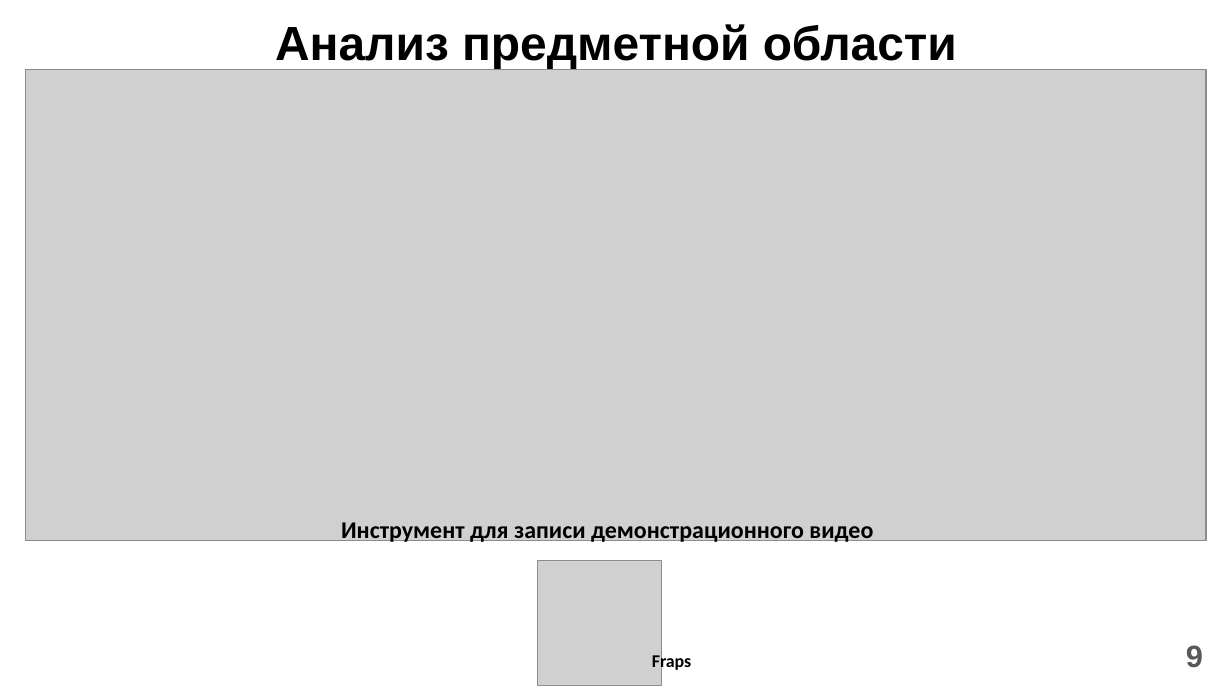
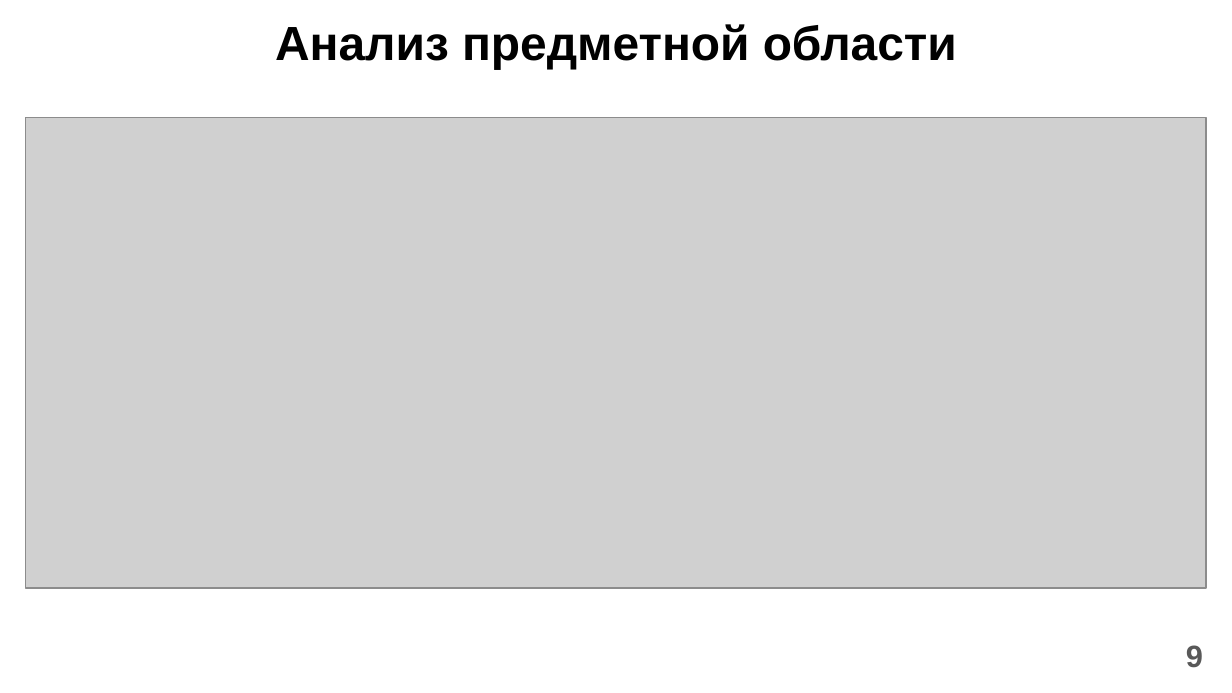
Before and after one commit to Vitya535/FindJobOnHH, a slide deck: slide 9 of Documents/Presentation.pptx. Drawn at 1232x693 pixels with LibreOffice and Linux fonts; fonts in the diff are those of the drawing; grey boxes stand for pictures. Boxes give left, top, right and bottom in pixels: in the first picture for what was removed or moved away, otherwise in the second. Text is boxed around its words. In the diff, an @@ line names an element or a change of style, - is before the commit and + after.

```diff
--- a/Documents/Presentation.pptx
+++ b/Documents/Presentation.pptx
@@ picture: place and size @@
-picture at <box>26,70,1206,541</box>
+picture at <box>26,117,1206,588</box>
@@ text removed at <box>341,522,873,545</box> @@
-Инструмент для записи демонстрационного видео
@@ picture removed at <box>537,561,662,685</box> @@
@@ text removed at <box>652,652,692,672</box> @@
-Fraps
```
Also in this commit, not shown: 2 other slides changed, 1 other file.
